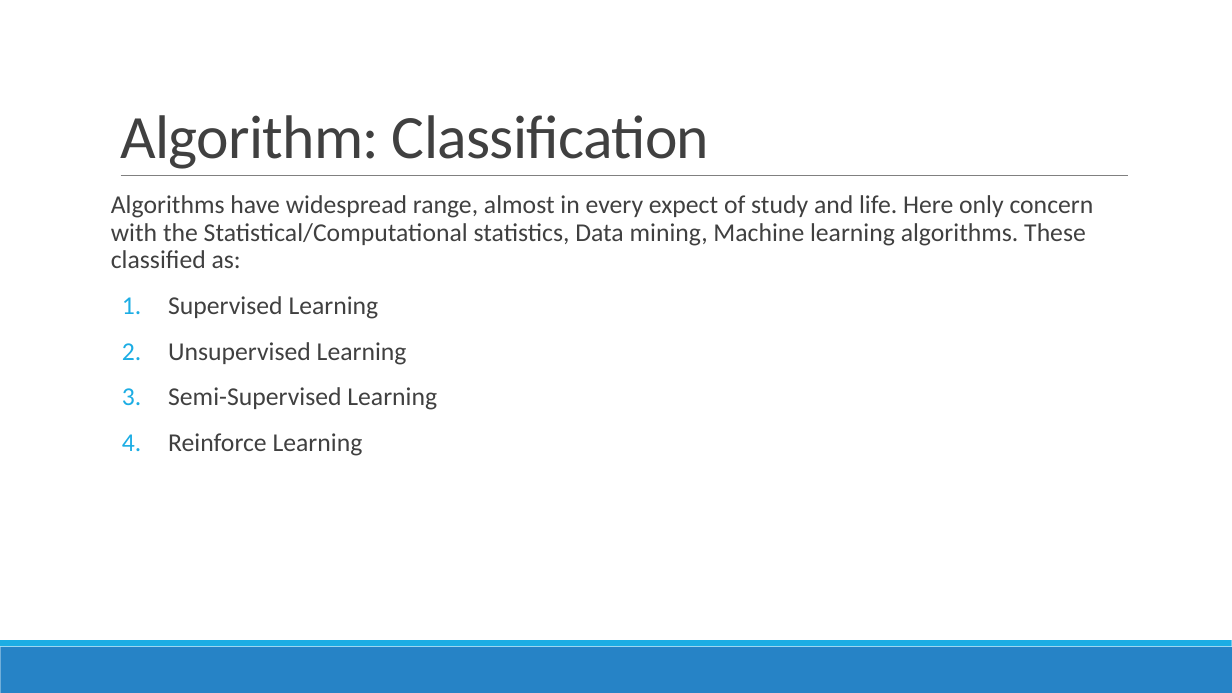
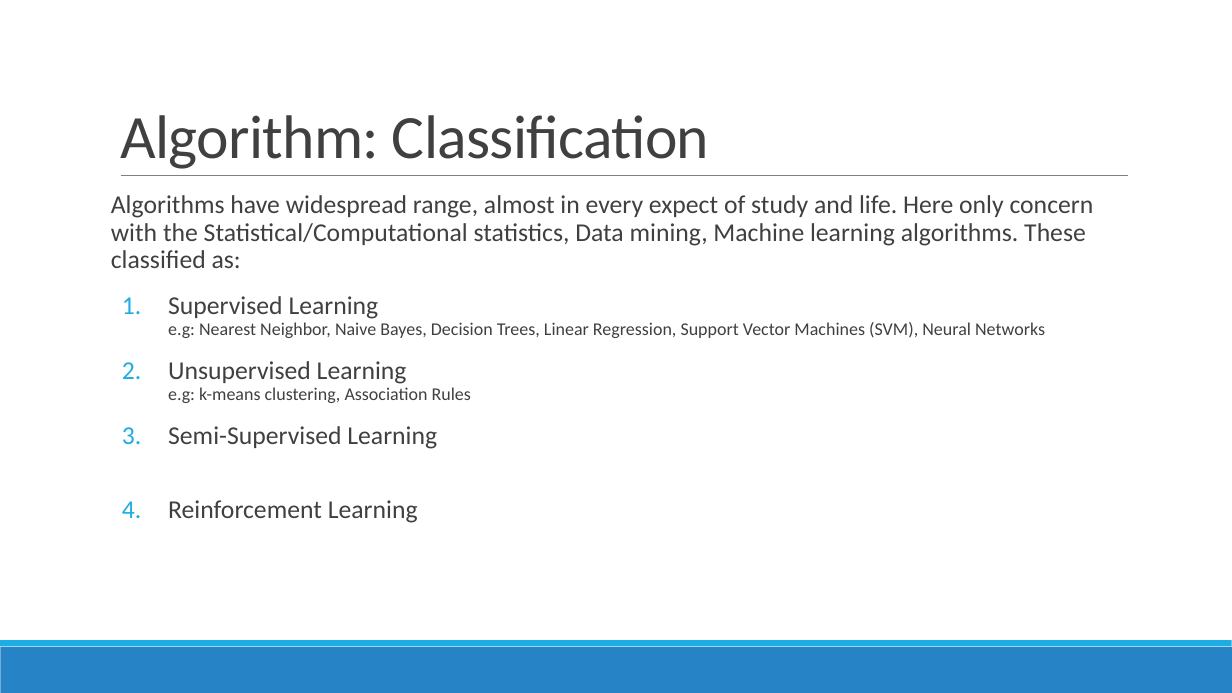
Before and after one commit to DistributedSystems-Fall2018-NEDUET/project-dist_sys, a slide deck: slide 21 of Project Interim Submission/Generic DS Framework.pptx. Drawn at 1232x693 pixels with LibreOffice and Linux fonts; fonts in the diff are those of the drawing. Boxes give left, top, right and bottom in pixels: in the first picture for what was removed or moved away, otherwise in the second. Text is boxed around its words. In the diff, an @@ line names an element or a change of style, - is before the commit and + after.

Commit message:
Add classification chart
Add Algo Classification chart

```diff
--- a/Project Interim Submission/Generic DS Framework.pptx
+++ b/Project Interim Submission/Generic DS Framework.pptx
@@ text at [168, 296, 1045, 523]: text changed; size 20 to 14 pt @@
-1. Supervised Learning
-2. Unsupervised Learning
+1. Supervised Learning
+   e.g: Nearest Neighbor, Naive Bayes, Decision Trees, Linear Regression, Support Vector Machines (SVM), Neural Networks
+2. Unsupervised Learning
+   e.g: k-means clustering, Association Rules
@@ text at [168, 433, 363, 456]: text changed @@
-4. Reinforce Learning
+4. Reinforcement Learning
```
Also in this commit, not shown: 1 slide added, 1 slide removed.
